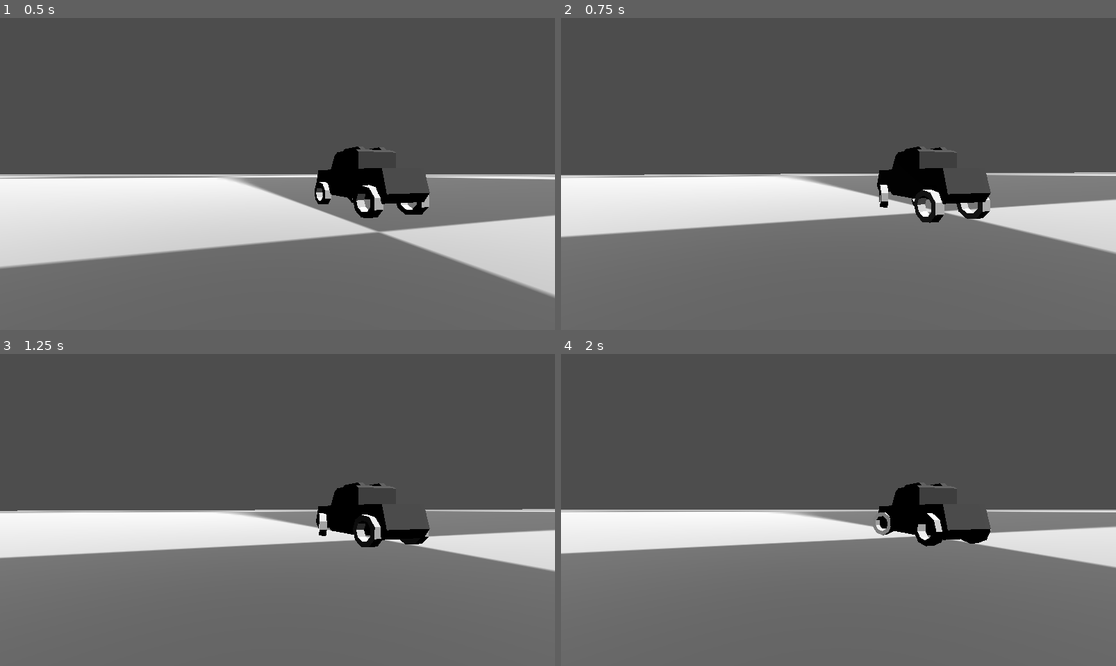
Above: before the commit, frames 1-4 (two rows, left to right).
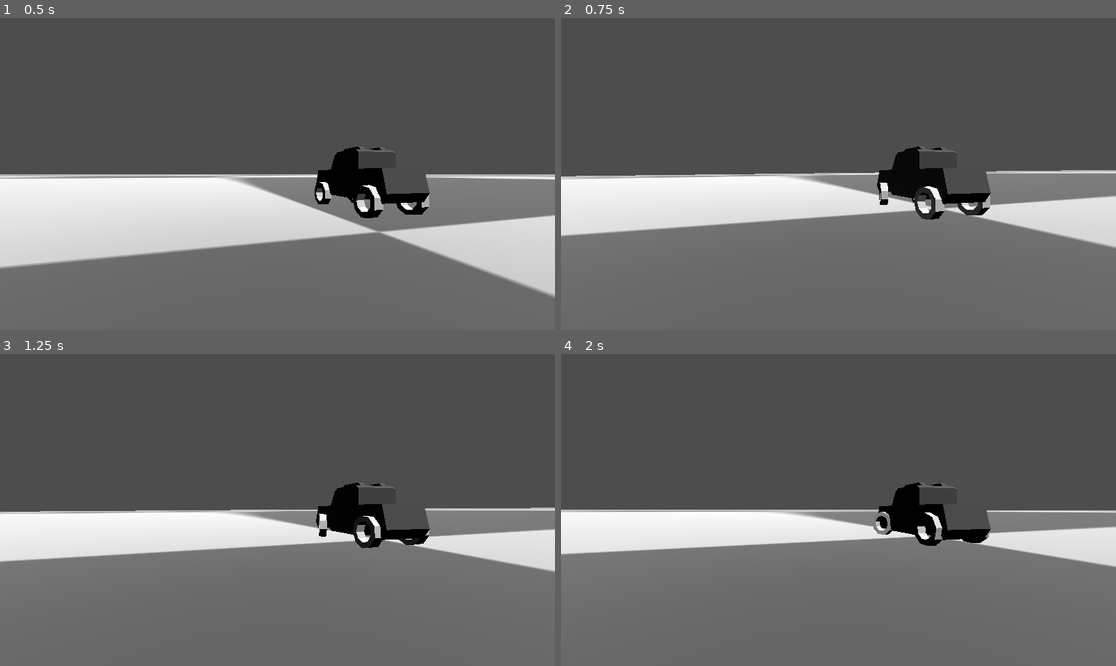
Above: after the commit, the same moments.

Repository: luankaike-code/jh_conclusao_dev
Game: Godot game, scene res://scenes/worlds/test/test_world.tscn
The game is run twice, just before and just after one commit, with the same random seed, the same clock (stepped at 60 frames per second) and the same inputs.
Inputs:
- Up to frame 1 (0.5 s): no input
- Up to frame 2 (0.75 s): hold D (game_turn_right) from 0.53 s (still down); tap S (game_deceleration) at 0.6 s
- Up to frame 3 (1.25 s): keep holding D (game_turn_right)
- Up to frame 4 (2 s): release D (game_turn_right) at 1.28 s; hold A (game_turn_left) from 1.28 s (still down); tap S (game_deceleration) at 1.35 s

Frame 1 is identical in both runs. In frame 2, 2.6% of the frame differs, in the area x 0-100%, y 48-76%; in frame 3, 1.2%; in frame 4, 0.6%.

Commit message:
Normalized dirs and Comment about force applied blocks

Diff:
--- a/code-tcc-jh/scenes/raycast_car/raycast_car.tscn
+++ b/code-tcc-jh/scenes/raycast_car/raycast_car.tscn
@@ -28,20 +28,24 @@
 transform = Transform3D(1, 0, 0, 0, 1, 0, 0, 0, 1, -1.677, -0.99801254, -2.852)
 suspension_strength = 5000.0
 damping_strength = 50.0
+extend_suspension_len = 0.2
 
 [node name="RaycastWheelFR" parent="." unique_id=1939493024 instance=ExtResource("2_scyro")]
 transform = Transform3D(1, 0, 0, 0, 1, 0, 0, 0, 1, 1.677, -0.99801254, -2.852)
 suspension_strength = 5000.0
 damping_strength = 50.0
+extend_suspension_len = 0.2
 
 [node name="RaycastWheelBL" parent="." unique_id=37950975 instance=ExtResource("2_scyro")]
 transform = Transform3D(0.99999875, -0.0015678873, -0.00016444211, 0.0015677918, 0.99999857, -0.00056761777, 0.00016534884, 0.0005673543, 0.9999998, -1.6772771, -0.9982915, 2.6555295)
 suspension_strength = 5000.0
 damping_strength = 50.0
+extend_suspension_len = 0.2
 has_motor = true
 
 [node name="RaycastWheelBR" parent="." unique_id=246883373 instance=ExtResource("2_scyro")]
 transform = Transform3D(0.99999875, -0.0015678873, -0.00016444211, 0.0015677918, 0.99999857, -0.00056761777, 0.00016534884, 0.0005673543, 0.9999998, 1.677, -0.99801254, 2.656)
 suspension_strength = 5000.0
 damping_strength = 50.0
+extend_suspension_len = 0.2
 has_motor = true
--- a/code-tcc-jh/scenes/raycast_car/raycast_wheel/raycast_wheel.gd
+++ b/code-tcc-jh/scenes/raycast_car/raycast_wheel/raycast_wheel.gd
@@ -53,6 +53,8 @@
 	if !ray.is_colliding():
 		return
 
+	## APPLY SUSPENSION FORCE
+
 	var up_dir := global_transform.basis.y.normalized()
 	var ray_normal := ray.get_collision_normal()
 	var contact := ray.get_collision_point()
@@ -71,6 +73,8 @@
 
 	car.apply_force(up_force, up_force_pos)
 
+	## APPLY TURN FORCE
+
 	var right_dir := global_transform.basis.x.normalized()
 	var wheel_vel := _get_point_velocity_using_raycast_car(car, model.global_position)
 	var turn_vel := right_dir.dot(wheel_vel)
@@ -78,9 +82,10 @@
 	var apply_mass_in_wheel := (car.mass*gravity)/car.wheels.size()
 
 	var x_traction := 1
-	var x_force := -global_basis.x * x_traction * turn_vel * apply_mass_in_wheel
+	var left_car_dir := -global_basis.x.normalized()
+	var x_force := left_car_dir * x_traction * turn_vel * apply_mass_in_wheel
 
-	var back_dir := global_basis.z
+	var back_dir := global_basis.z.normalized()
 	var friction_vel := -back_dir.dot(wheel_vel)
 	var friction_force := car.global_basis.z * friction_vel * traction * apply_mass_in_wheel
 
@@ -88,6 +93,7 @@
 	car.apply_force(x_force, force_pos)
 	car.apply_force(friction_force, force_pos)
 
+	## APPLY ACCELERATION
 	var forward_dir := -global_basis.z
 	var speed := forward_dir.dot(car.linear_velocity)
 
